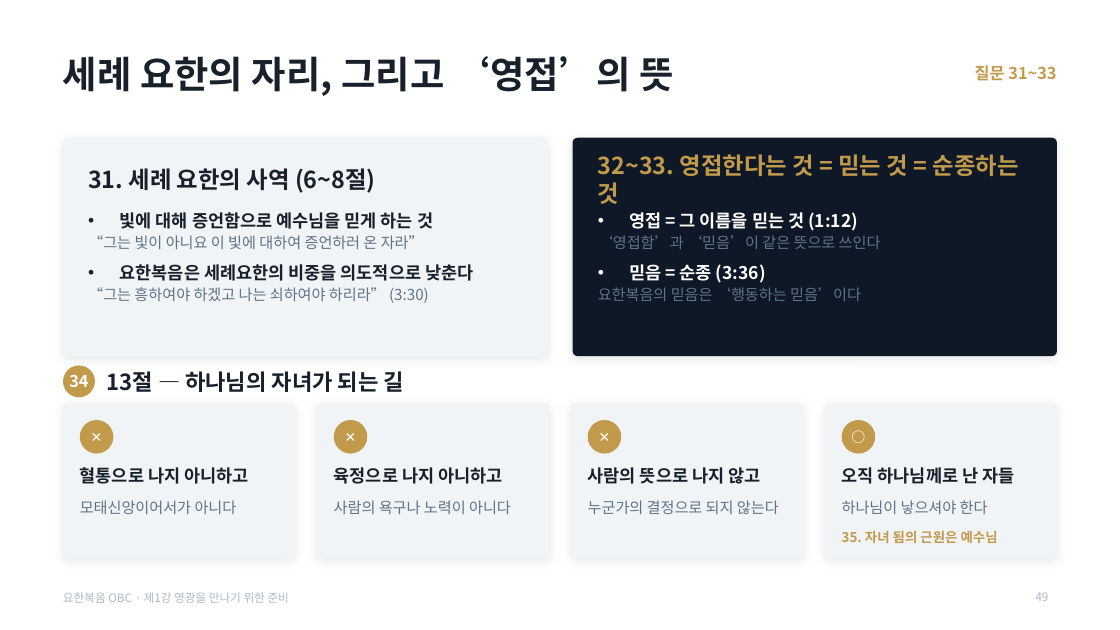
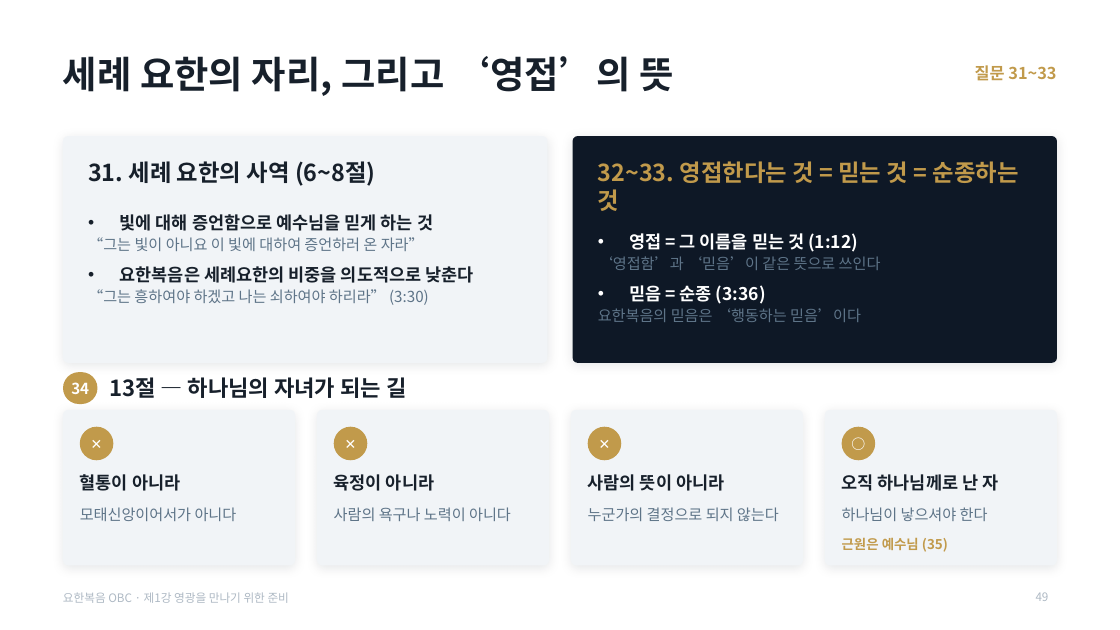
Before and after one commit to mio-modu/bible_GospelofJohn, a slide deck: slide 49 of dist/요한복음_1강_영광을_만나기_위한_준비.pptx. Drawn at 1120x630 pixels with LibreOffice and Linux fonts; fonts in the diff are those of the drawing. Boxes give left, top, right and bottom in pixels: in the first picture for what was removed or moved away, otherwise in the second. Text is boxed around its words. In the diff, an @@ line names an element or a change of style, - is before the commit and + after.

```diff
--- a/dist/요한복음_1강_영광을_만나기_위한_준비.pptx
+++ b/dist/요한복음_1강_영광을_만나기_위한_준비.pptx
@@ rounded rectangle: place and size @@
-rounded rectangle at box(63, 138, 548, 356)
+rounded rectangle at box(63, 136, 548, 363)
@@ rounded rectangle at box(63, 136, 548, 363): proportions changed @@
@@ rounded rectangle at box(573, 136, 1058, 363): proportions changed @@
@@ rounded rectangle: place and size @@
-rounded rectangle at box(573, 138, 1058, 356)
+rounded rectangle at box(573, 136, 1058, 363)
@@ text "31. 세례 요한의 사역 (6~8절)" at box(88, 161, 376, 186): vertical alignment middle to top @@
@@ text "32~33. 영접한다는 것 = 믿는 ..." at box(598, 161, 1019, 211): vertical alignment middle to top @@
@@ text "영접 = 그 이름을 믿는 ...": place and size @@
-text "영접 = 그 이름을 믿는 ..." at box(598, 212, 881, 301)
+text "영접 = 그 이름을 믿는 ..." at box(598, 233, 881, 322)
@@ 9 texts, 5 rounded rectangles, 4 ellipses: place and size @@
-9 texts, 5 rounded rectangles, 4 ellipses at box(63, 365, 1057, 559)
+9 texts, 5 rounded rectangles, 4 ellipses at box(63, 372, 1057, 565)
@@ text "34" at box(71, 382, 89, 394): size 14 to 13 pt @@
@@ rounded rectangle at box(63, 372, 97, 404): ellipse to rounded rectangle @@
@@ text at box(80, 474, 180, 491): text changed @@
-혈통으로 나지 아니하고
+혈통이 아니라
@@ text at box(334, 474, 434, 491): text changed @@
-육정으로 나지 아니하고
+육정이 아니라
@@ text at box(588, 474, 724, 491): text changed @@
-사람의 뜻으로 나지 않고
+사람의 뜻이 아니라
@@ text at box(842, 474, 998, 491): text changed @@
-오직 하나님께로 난 자들
+오직 하나님께로 난 자
@@ text "하나님이 낳으셔야 한다": place and size @@
-text "하나님이 낳으셔야 한다" at box(842, 500, 988, 514)
+text "하나님이 낳으셔야 한다" at box(842, 507, 988, 521)
@@ text at box(842, 537, 948, 552): text changed @@
-35. 자녀 됨의 근원은 예수님
+근원은 예수님 (35)
```
Also in this commit, not shown: 37 other slides changed, 6 other files.
